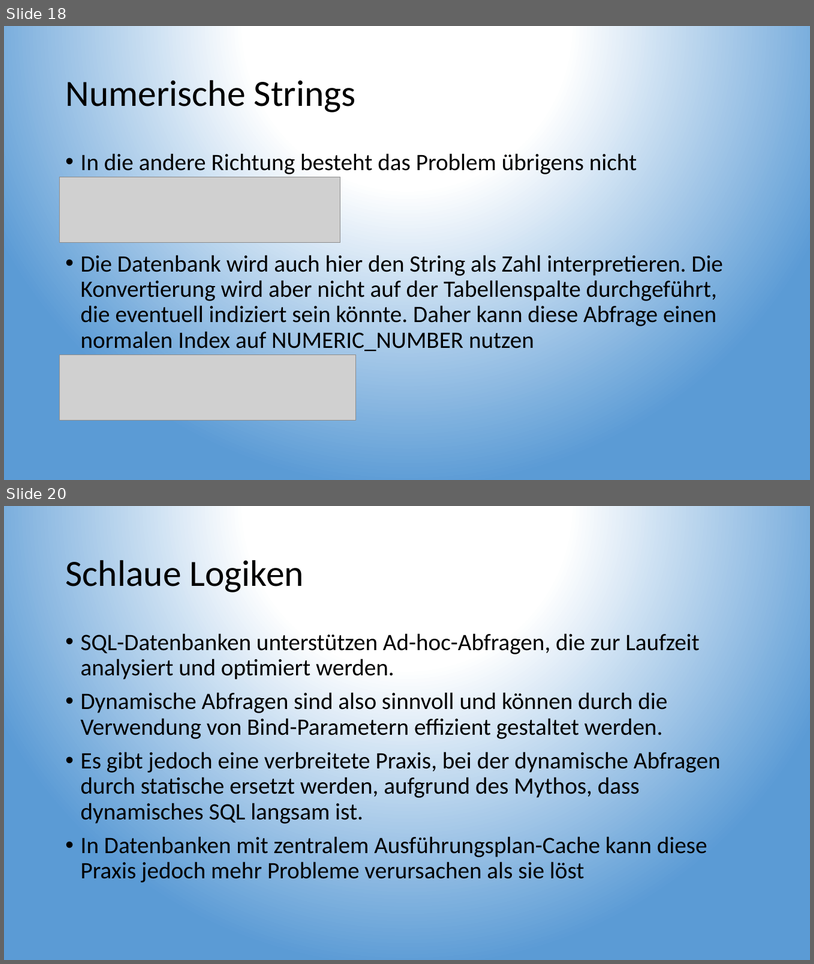
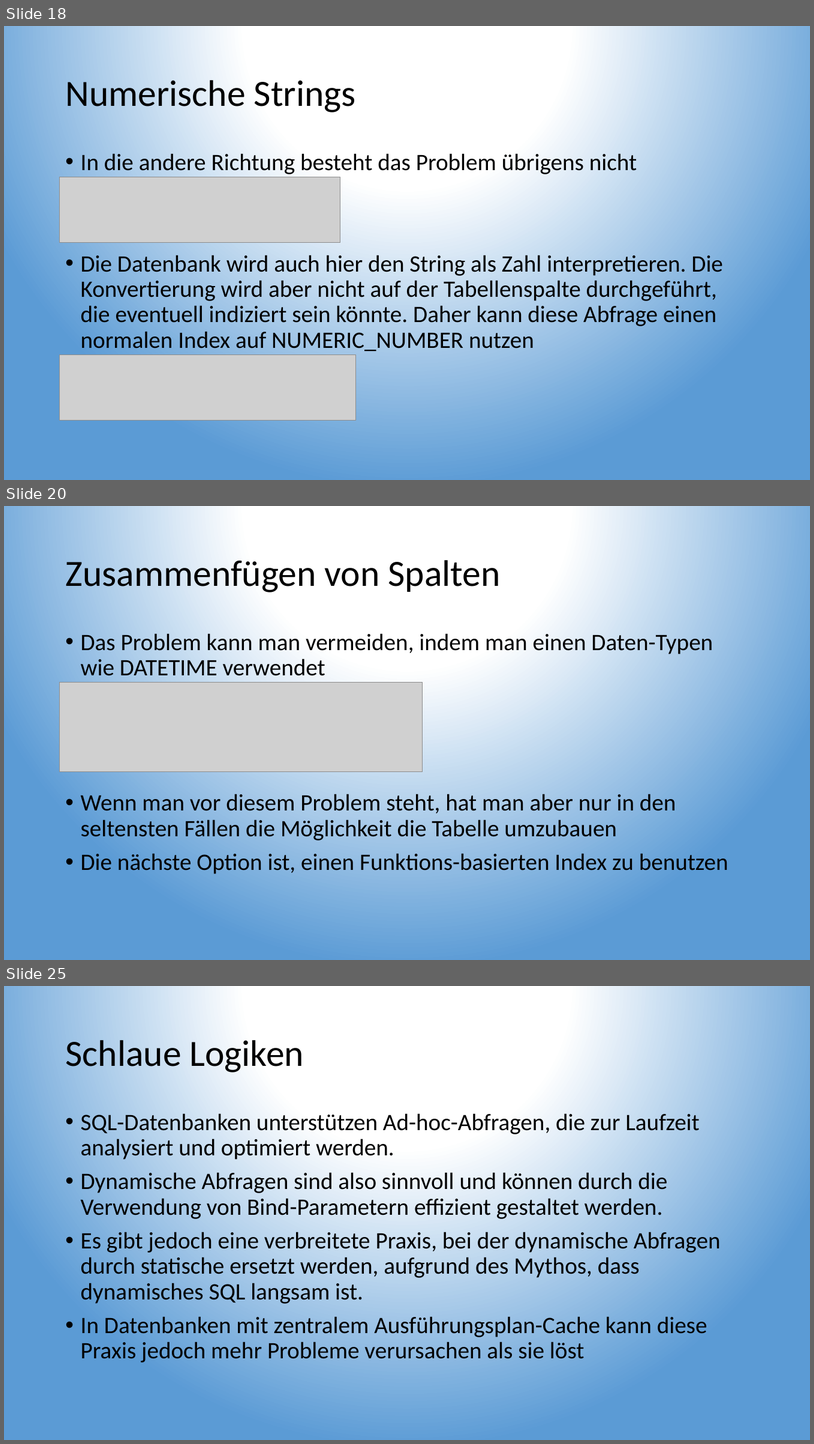
Before and after one commit to TobiaszMylak/DBI-Pr-sentation, a slide deck: DBI Präsentation Gruppe 2 - Ganzes Thema.pptx. Shown one above the other, each under a label of ours: slides 18 and 20 before the commit, slides 18, 20 and 25 after it; the slides between them are not shown. The pictures are 814x964 and 814x1444 pixels, drawn with LibreOffice and Linux fonts; fonts in the diff are those of the drawing; grey boxes stand for pictures. Boxes give left, top, right and bottom in pixels: in the first picture for what was removed or moved away, otherwise in the second. Text is boxed around its words. In the diff, an @@ line names an element or a change of style, - is before the commit and + after.

```diff
--- a/DBI Präsentation Gruppe 2 - Ganzes Thema.pptx
+++ b/DBI Präsentation Gruppe 2 - Ganzes Thema.pptx
@@ slide 20 added at (4,506,810,960), background gradient #FFFFFF to #5B9BD5 @@
@@ title added at (65,555,501,595), 44 pt, text #000000 @@
+Zusammenfügen von Spalten
@@ text added at (81,630,729,874), 28 pt, text #000000 @@
+• Das Problem kann man vermeiden, indem man einen Daten-Typen wie DATETIME verwendet
+• Wenn man vor diesem Problem steht, hat man aber nur in den seltensten Fällen die Möglichkeit die Tabelle umzubauen
+• Die nächste Option ist, einen Funktions-basierten Index zu benutzen
@@ picture added at (60,682,423,772) @@
@@ what was slide 20 is now slide 25 @@
```
Also in this commit, not shown: 5 other slides added, 2 slides removed.
